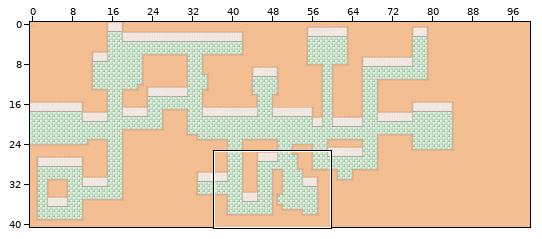
Two states of a Tiled map, games/2026/the_longest_night/assets/map/Niveau_1.tmx. The picture above shows the old version from afar; the outline marks the close-up.
Close-up. The starting point:
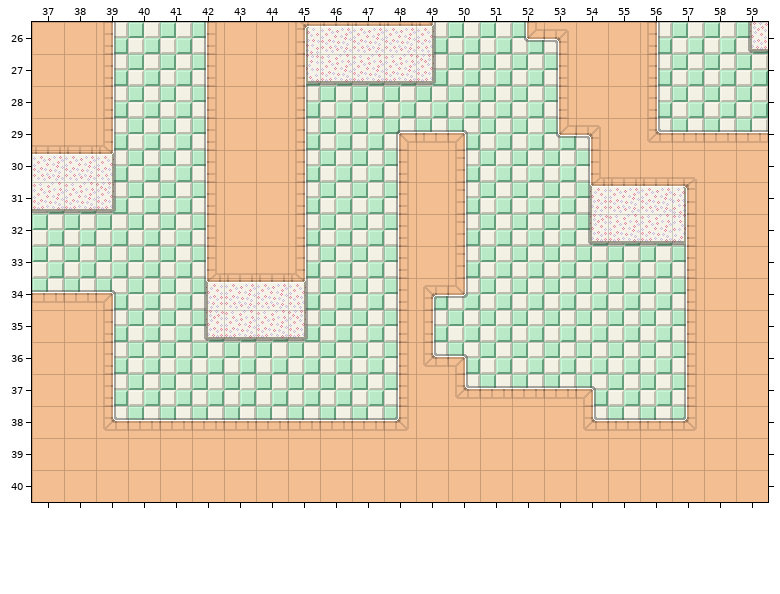
Cells are 32x32 px. Shown: x 37..59, y 26..40.
The result:
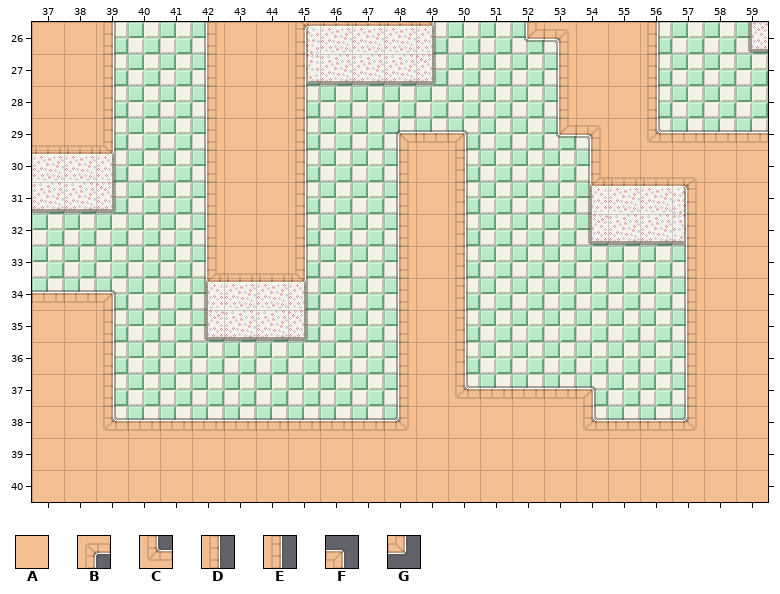
Key: from "tileset_good": A 1, B 8 flipped on the diagonal, C 8 flipped up-down, D 9, E 9 flipped up-down, F 13, G 13 flipped up-down.
_ is an empty cell.
The author wrote: Niveau 1 legerement modifié (mais vraiment légèrement)
The exact change:
Layer "calque_mur":
The edit turns tile B into tile A in row 34 at x 49.
The edit turns tile C into tile A in row 36 at x 49.
The edit turns tile D into tile A in row 35 at x 49.
The edit turns tile F into tile E in row 36 at x 50.
The edit turns tile G into tile E in row 34 at x 50.
There is now tile E in row 35 at x 50.
Where, in picture pixels (left, top, right, bottom), the same in both close-ups:
changed: (423, 285, 468, 367)
